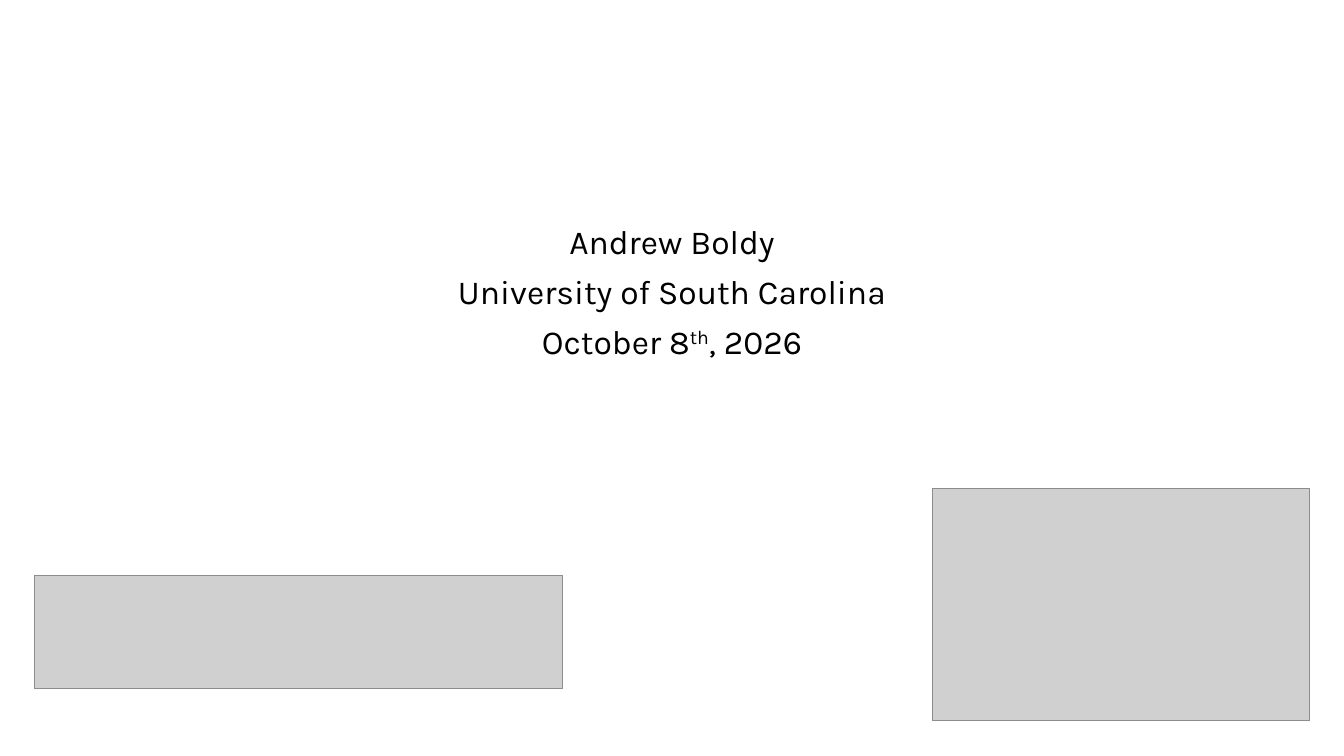
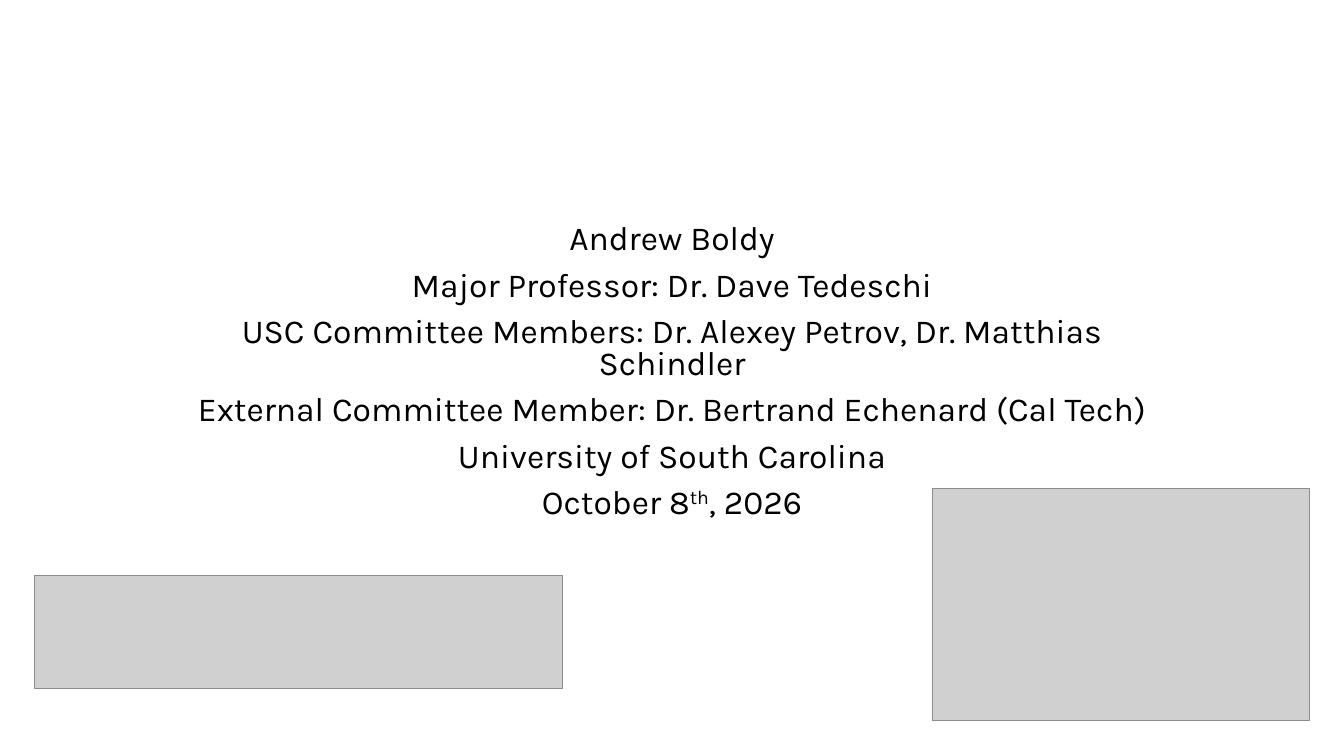
Before and after one commit to andrewboldy/DissertationAndProposalWriting, a slide deck: slide 1 of ProposalWriting/Presentation/BoldyProposalDefense [Autosaved].pptx. Drawn at 1344x756 pixels with LibreOffice and Linux fonts; fonts in the diff are those of the drawing; grey boxes stand for pictures. Boxes give left, top, right and bottom in pixels: in the first picture for what was removed or moved away, otherwise in the second. Text is boxed around its words. In the diff, an @@ line names an element or a change of style, - is before the commit and + after.

```diff
--- a/ProposalWriting/Presentation/BoldyProposalDefense [Autosaved].pptx
+++ b/ProposalWriting/Presentation/BoldyProposalDefense [Autosaved].pptx
@@ subtitle at box(458, 227, 886, 515): line spacing 0.9 to 0.8 @@
@@ subtitle at box(198, 274, 1146, 425): paragraphs added @@
+Major Professor: Dr. Dave Tedeschi
+USC Committee Members: Dr. Alexey Petrov, Dr. Matthias Schindler
+External Committee Member: Dr. Bertrand Echenard (Cal Tech)
```
Also in this commit, not shown: 17 other slides changed, 2 other files.
